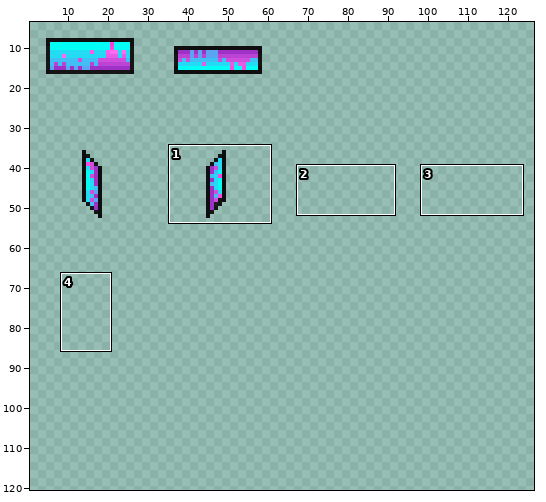
Sprite sheet: Resources/Textures/_NF/Structures/Machines/computers.rsi/contraband.png. Above: a wide view before the commit, with the close-up outlined.
Close-up. Old version:
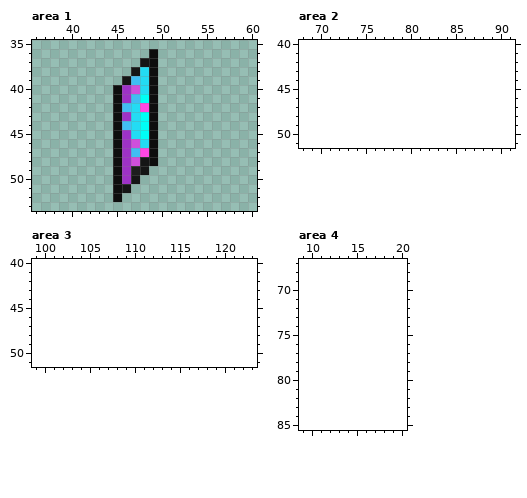
The file is 64x64 pixels. Colours within 5 levels of each other are drawn and written as one. Shown: area 1: x 36..60, y 35..53; area 2: x 68..91, y 40..51; area 3: x 99..123, y 40..51; area 4: x 9..20, y 67..85. The old version is drawn lined up with the new one, on the new canvas. The wide view leaves out empty margins. The commit also changed other parts of the picture, which this record leaves out.
Once edited:
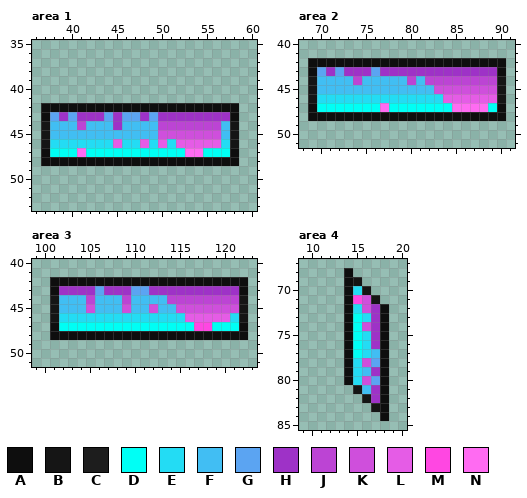
Palette (. is transparent): A #0e0e0e  B #151515  C #1d1d1d  D #00fff5  E #23dcf4  F #41bef3  G #5ba4f2  H #9e32c7  J #bc44d4  K #cf4fdc  L #e55ce6  M #ff47e2  N #ff6bf2
Change:
canvas 64x64 -> 128x128
Area 1:
y 36: x 49 A -> .
y 37: x 48..49 BA -> ..
y 38: x 47..49 BEA -> ...
y 39: x 46..49 BFEA -> ....
y 40: x 45..49 AHKEA -> .....
y 41: x 45..49 AHFDA -> .....
y 42: x 37..44 ........ -> AAAAAAAA; x 46..48 FEM -> AAA; x 50..58 ......... -> AAAAAAAAA
y 43: x 37..58 ........AHEDA......... -> AGHGHHHGHGGHGHHHHHHHHA
y 44: x 37..45 ........A -> BFFFJFFFH; x 47..58 EDA......... -> FFFJJJJJJJFB
y 45: x 37..58 ........AHEDA......... -> BFFFFFFFFFFFFKKKKKKKFB
y 46: x 37..58 ........AHKEA......... -> BEEEEEEELEELELELLLLLEB
y 47: x 37..58 ........AHFMA......... -> ADDDNDDDDDDDDDDDNNDDDA
y 48: x 37..44 ........ -> AAAAAAAA; x 46..48 HKB -> AAA; x 50..58 ......... -> AAAAAAAAA
y 49: x 45..48 AHCB -> ....
y 50: x 45..47 AHB -> ...
y 51: x 45..46 AB -> ..
y 52: x 45 A -> .
Area 2:
y 42: x 69..90 ...................... -> AAAAAAAAAAAAAAAAAAAAAA
y 43: x 69..90 ...................... -> AGHGHHHGHHHHHHHHHHHHHA
y 44: x 69..90 ...................... -> BFFFFJFFFFFJFJJJJJJJJB
y 45: x 69..90 ...................... -> BFFFFFFFFFFFFFKKKKKKKB
y 46: x 69..90 ...................... -> BEEEEEEEEEEEEEELLLLLLB
y 47: x 69..90 ...................... -> ADDDDDDDNDDDDDDDNNNNDA
y 48: x 69..90 ...................... -> AAAAAAAAAAAAAAAAAAAAAA
Area 3:
y 42: x 101..122 ...................... -> AAAAAAAAAAAAAAAAAAAAAA
y 43: x 101..122 ...................... -> AHHHHGHHHGGHHHHHHHHHHA
y 44: x 101..122 ...................... -> BFFFJFFFJFFFFJJJJJJJJB
y 45: x 101..122 ...................... -> BFFFKFFFKFFKFFKKKKKKKB
y 46: x 101..122 ...................... -> BEEEEEEEEEEEEEELLLLLEB
y 47: x 101..122 ...................... -> ADDDDDDDDDDDDDDDMMDDDA
y 48: x 101..122 ...................... -> AAAAAAAAAAAAAAAAAAAAAA
Area 4:
y 68: x 14 . -> A
y 69: x 14..15 .. -> AB
y 70: x 14..16 ... -> AEB
y 71: x 14..17 .... -> AMKB
y 72: x 14..18 ..... -> AEKHA
y 73: x 14..18 ..... -> ADEHA
y 74: x 14..18 ..... -> ADKHA
y 75..76: x 14..18 ..... -> ADEHA
y 77: x 14..18 ..... -> ADEFA
y 78: x 14..18 ..... -> AEKGA
y 79: x 14..18 ..... -> AEFHA
y 80: x 14..18 ..... -> AEKGA
y 81: x 15..18 .... -> BFHA
y 82: x 16..18 ... -> BHA
y 83: x 17..18 .. -> BA
y 84: x 18 . -> A
